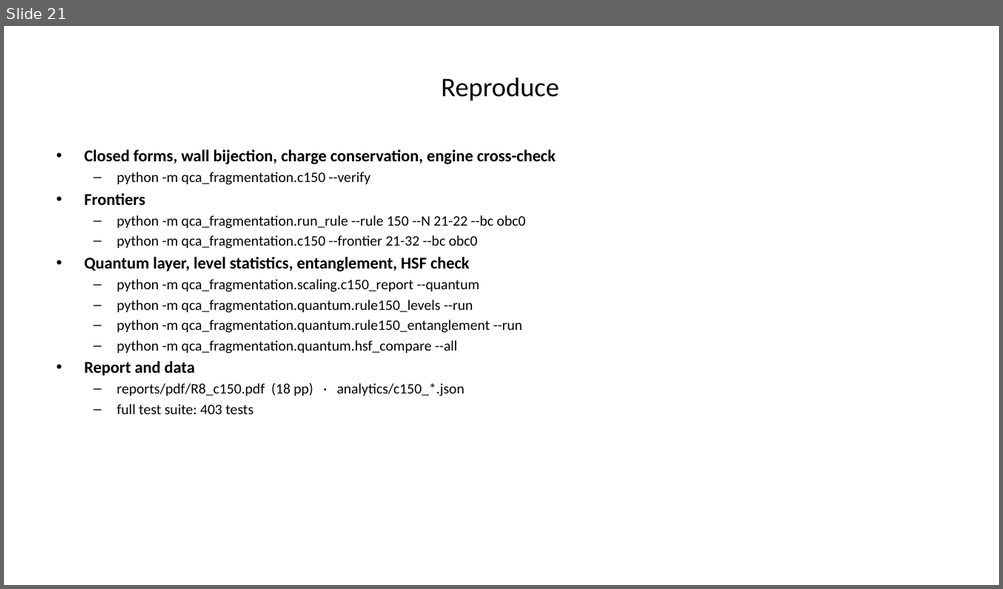
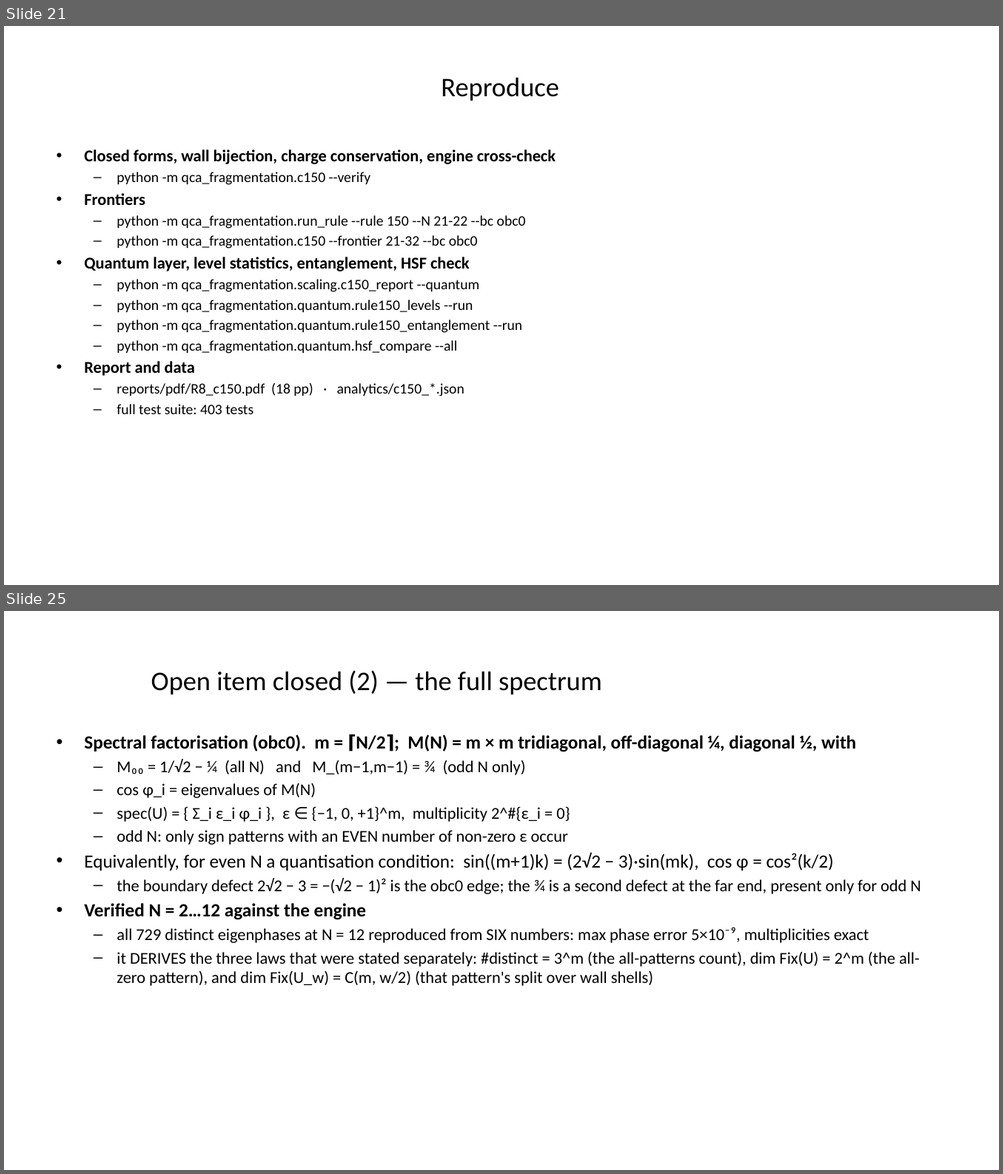
Before and after one commit to mkm2/sector_analysis_tier1, a slide deck: reports/slides/C150_discussion.pptx. Shown one above the other, each under a label of ours: slide 21 before the commit, slides 21 and 25 after it; the slides between them are not shown. The pictures are 1003x589 and 1003x1174 pixels, drawn with LibreOffice and Linux fonts; fonts in the diff are those of the drawing. Boxes give left, top, right and bottom in pixels: in the first picture for what was removed or moved away, otherwise in the second. Text is boxed around its words. In the diff, an @@ line names an element or a change of style, - is before the commit and + after.

```diff
--- a/reports/slides/C150_discussion.pptx
+++ b/reports/slides/C150_discussion.pptx
@@ slide 25 added at bbox=[4, 611, 999, 1170], background #FFFFFF @@
@@ title added at bbox=[151, 670, 602, 695], 26 pt, text #000000 @@
+Open item closed (2) — the full spectrum
@@ text added at bbox=[84, 735, 920, 986], 16 pt, text #000000 @@
+• Spectral factorisation (obc0). m = ⌈N/2⌉; M(N) = m × m tridiagonal, off-diagonal ¼, diagonal ½, with
+  – M₀₀ = 1/√2 − ¼ (all N) and M_(m−1,m−1) = ¾ (odd N only)
+  – cos φ_i = eigenvalues of M(N)
+  – spec(U) = { Σ_i ε_i φ_i }, ε ∈ {−1, 0, +1}^m, multiplicity 2^#{ε_i = 0}
+  – odd N: only sign patterns with an EVEN number of non-zero ε occur
+• Equivalently, for even N a quantisation condition: sin((m+1)k) = (2√2 − 3)·sin(mk), cos φ = cos²(k/2)
+  – the boundary defect 2√2 − 3 = −(√2 − 1)² is the obc0 edge; the ¾ is a second defect at the far end, present only for odd N
+• Verified N = 2…12 against the engine
+  – all 729 distinct eigenphases at N = 12 reproduced from SIX numbers: max phase error 5×10⁻⁹, multiplicities exact
+  – it DERIVES the three laws that were stated separately: #distinct = 3^m (the all-patterns count), dim Fix(U) = 2^m (the all-zero pattern), and dim Fix(U_w) = C(m, w/2) (that pattern's split over wall shells)
```
Also in this commit, not shown: 7 other slides added, 1 other file.
